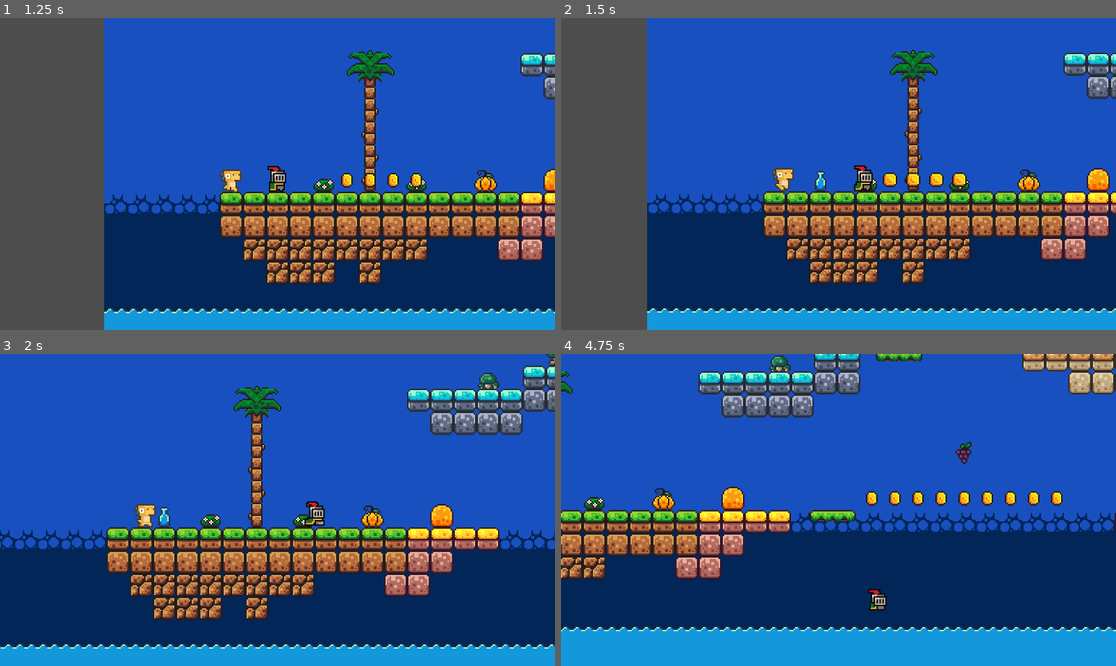
Above: before the commit, frames 1-4 (two rows, left to right).
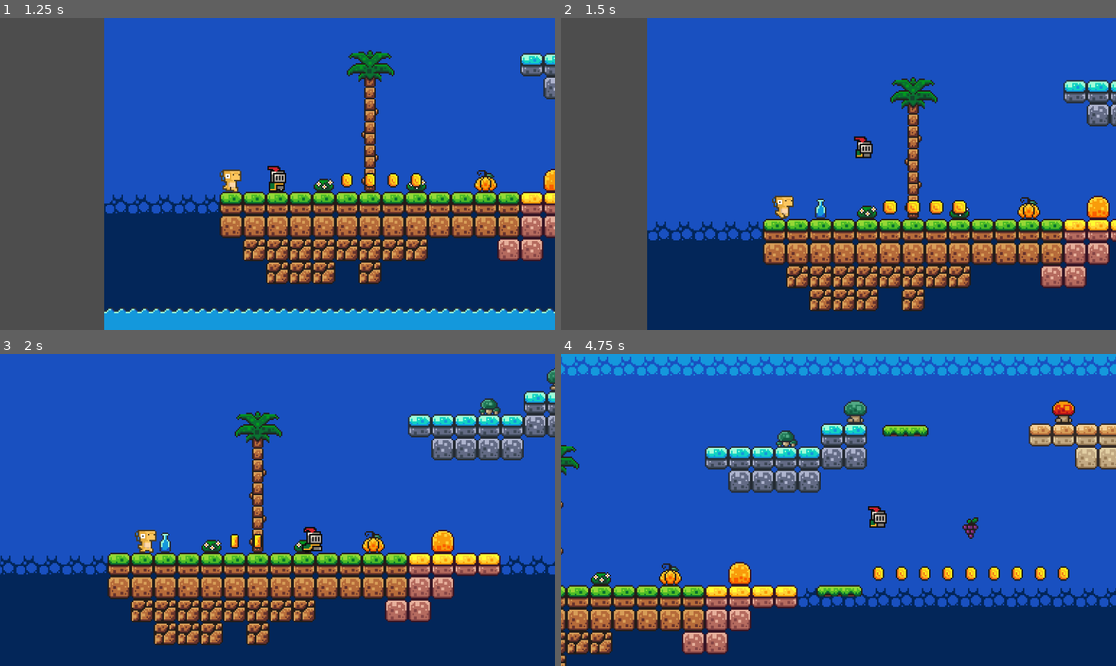
Above: after the commit, the same moments.

Repository: Yncy0/Platformer-2D
Game: Godot game, scene res://scene/gui/menu/starting_menu.tscn
Same seed, same stepped clock (60 frames per second), same inputs: the game is played once before the commit and once after it.
Inputs:
- Up to frame 1 (1.25 s): click "Start" at 0.5 s
- Up to frame 2 (1.5 s): hold D (move_right) from 1.28 s (still down); hold Space (jump) from 1.28 s (still down)
- Up to frame 3 (2 s): keep holding D (move_right); keep holding Space (jump)
- Up to frame 4 (4.75 s): release Space (jump) at 2.03 s; tap Space (jump) at 2.1, 2.27, 2.57, 3.6, 3.77, 4.07 s; release D (move_right) at 2.78 s; hold A (move_left) 2.78-3.53 s; hold Space (jump) 2.78-3.53 s; hold D (move_right) from 3.53 s (still down); hold Space (jump) from 4.28 s (still down)

Frame 1 is identical in both runs. In frame 2, 30% of the frame differs, in the area x 15-100%, y 10-100%; in frame 3, 36%; in frame 4, 60%, in the area x 0-100%, y 0-100%.

Commit message:
refactor jump buffer -> player

Diff:
--- a/scene/characters/player/_player.tscn
+++ b/scene/characters/player/_player.tscn
@@ -459,9 +459,6 @@
 shape = SubResource("RectangleShape2D_bk1d1")
 debug_color = Color(3.70607e-06, 0.643004, 0.307854, 0.42)
 
-[node name="BufferJumpTimer" type="Timer" parent="."]
-one_shot = true
-
 [node name="SFXJump" type="AudioStreamPlayer" parent="."]
 stream = ExtResource("9_a0wlx")
 bus = &"SFX"
@@ -472,7 +469,6 @@
 
 [connection signal="area_entered" from="Hitbox" to="StateMachine/FallState" method="_on_hitbox_area_entered"]
 [connection signal="area_entered" from="Hurtbox" to="." method="_on_hurtbox_area_entered"]
-[connection signal="timeout" from="BufferJumpTimer" to="StateMachine/FallState" method="_on_buffer_jump_timer_timeout"]
 
 [editable path="Hitbox"]
 [editable path="Hurtbox"]
--- a/script/characters/player/_player.gd
+++ b/script/characters/player/_player.gd
@@ -22,7 +22,6 @@
 @onready var projectile_spawn: Node2D = $ProjectileSpawn
 @onready var sfx_hurt: AudioStreamPlayer = $SFXHurt
 @onready var sfx_jump: AudioStreamPlayer = $SFXJump
-@onready var buffer_jump_timer: Timer = $BufferJumpTimer
 
 
 # Get the gravity from the project settings to be synced with RigidBody nodes.
@@ -34,6 +33,7 @@
 var is_hurt: bool = false
 
 var jump_available: bool = false
+var jump_buffer_timer: float = 0.0
 
 
 func update_gravity(delta: float) -> void:
--- a/script/characters/player/fall.gd
+++ b/script/characters/player/fall.gd
@@ -1,4 +1,6 @@
 class_name FallState extends PlayerState
+
+
 
 
 func enter() -> void:
@@ -8,18 +10,14 @@
 		player.animation_player.play("mount")
 		player.animated_sprite_2d.play("mount")
 
-	player.buffer_jump_timer.start(0.5)
-
-
-func update_input(event: InputEvent) -> void:
-	if event.is_action_pressed("jump") and player.jump_available:
-		change_state.emit("JumpState")
-		#player.is_jump_buffer = false
-
 
 func update_physics_process(delta: float) -> void:
 	player.update_gravity(delta)
 	player.moving()
+
+	if player.jump_buffer_timer > 0.0 and player.is_on_floor():
+		player.jump_buffer_timer = 0.0
+		change_state.emit("JumpState")
 
 	if player.is_on_floor():
 		change_state.emit("IdleState")
@@ -35,8 +33,3 @@
 func _on_hitbox_area_entered(area: Area2D) -> void:
 	if area:
 		change_state.emit("BounceState")
-
-
-func _on_buffer_jump_timer_timeout() -> void:
-	player.jump_available = false
-	print("timeout")
--- a/script/characters/player/jump.gd
+++ b/script/characters/player/jump.gd
@@ -4,6 +4,7 @@
 func enter() -> void:
 	player.jumping()
 	player.sfx_jump.play()
+	player.jump_buffer_timer = 0.1
 
 	if !player.is_riding:
 		player.animated_sprite_2d.play("jump")
@@ -22,6 +23,8 @@
 	player.update_gravity(delta)
 	player.moving()
 
+	player.jump_buffer_timer -= delta
+
 	if player.velocity.y > -10.0 and !player.is_on_floor():
 		change_state.emit("FallState")
 
